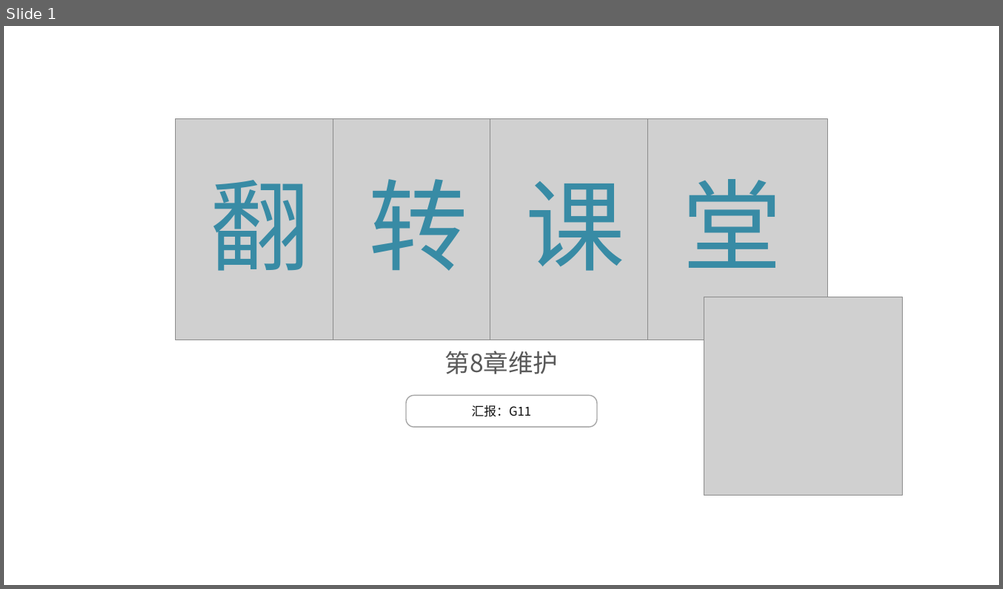
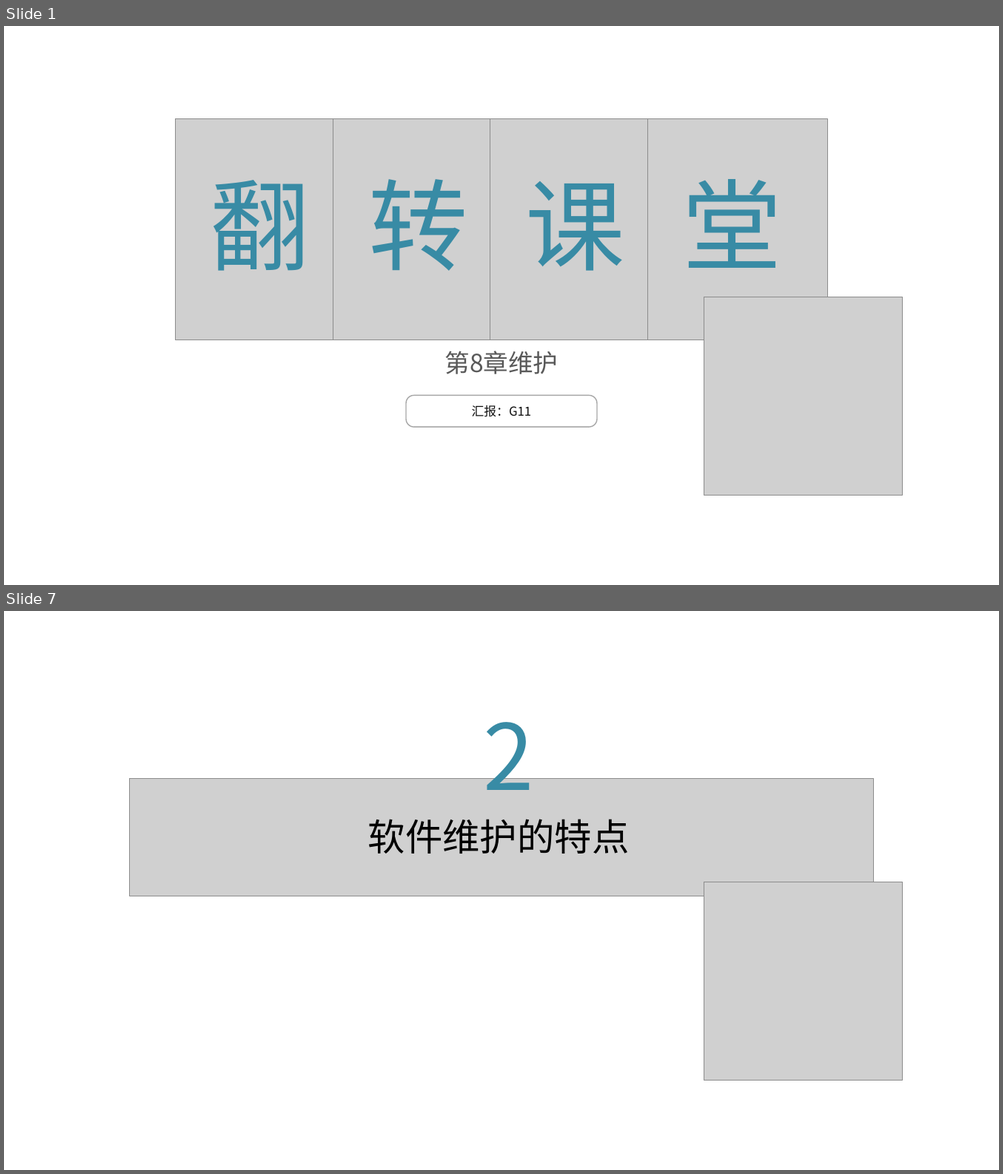
Before and after one commit to lenovo-wu/G11ZUCC, a slide deck: 翻转课堂2.pptx. Shown one above the other, each under a label of ours: slide 1 before the commit, slides 1 and 7 after it; the slides between them are not shown. The pictures are 1003x589 and 1003x1174 pixels, drawn with LibreOffice and Linux fonts; fonts in the diff are those of the drawing; grey boxes stand for pictures; background and template pictures are left out. Boxes give left, top, right and bottom in pixels: in the first picture for what was removed or moved away, otherwise in the second. Text is boxed around its words. In the diff, an @@ line names an element or a change of style, - is before the commit and + after.

```diff
--- a/翻转课堂2.pptx
+++ b/翻转课堂2.pptx
@@ slide 7 added at (4, 611, 999, 1170), background picture (left out) @@
@@ text added at (484, 722, 534, 813), 88 pt, text #388BA5 @@
+2
@@ picture added at (129, 778, 873, 896) @@
@@ text added at (368, 819, 629, 854), 36 pt, text #000000 @@
+软件维护的特点
@@ picture added at (704, 882, 902, 1080) @@
```
Also in this commit, not shown: 20 slides changed, 24 other slides added.
